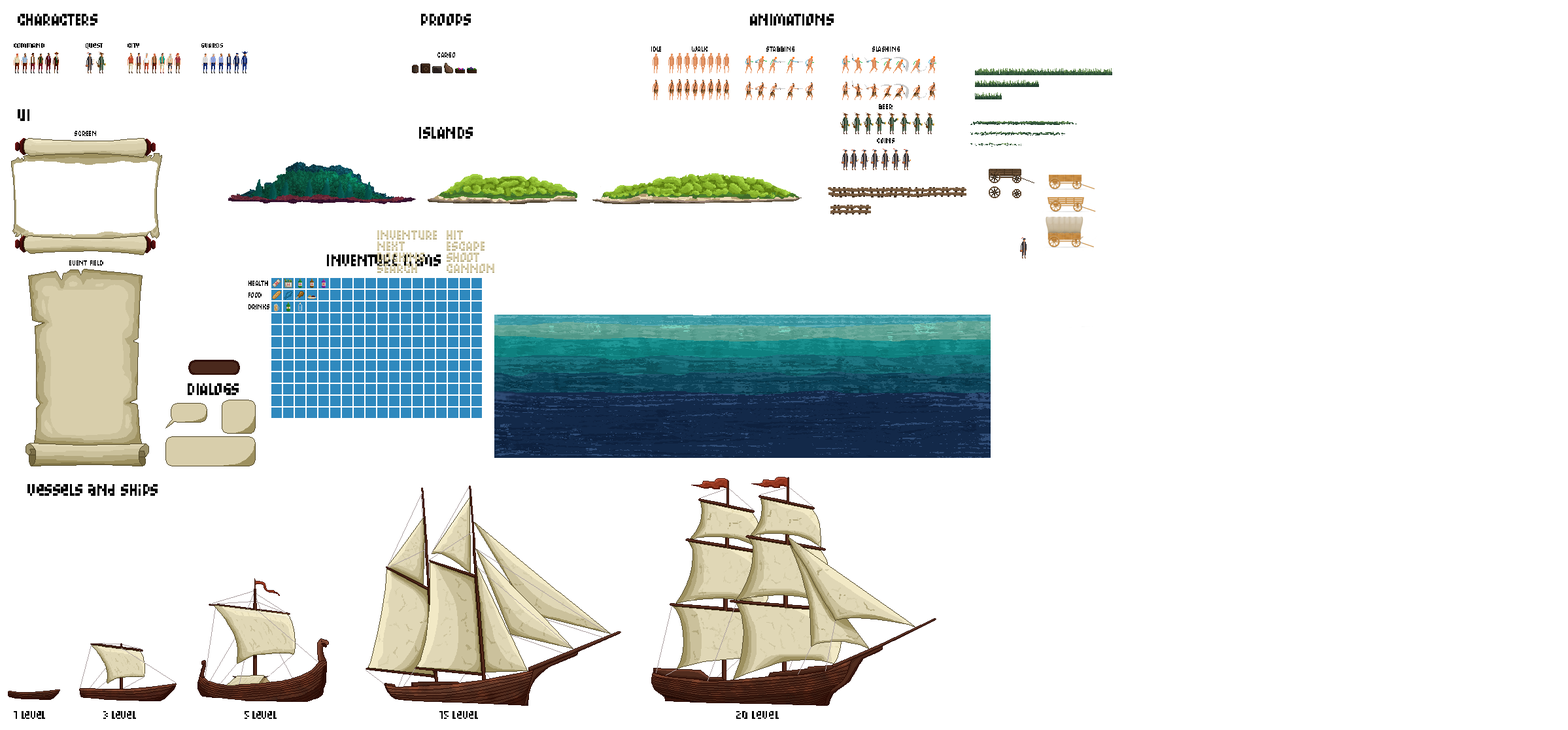
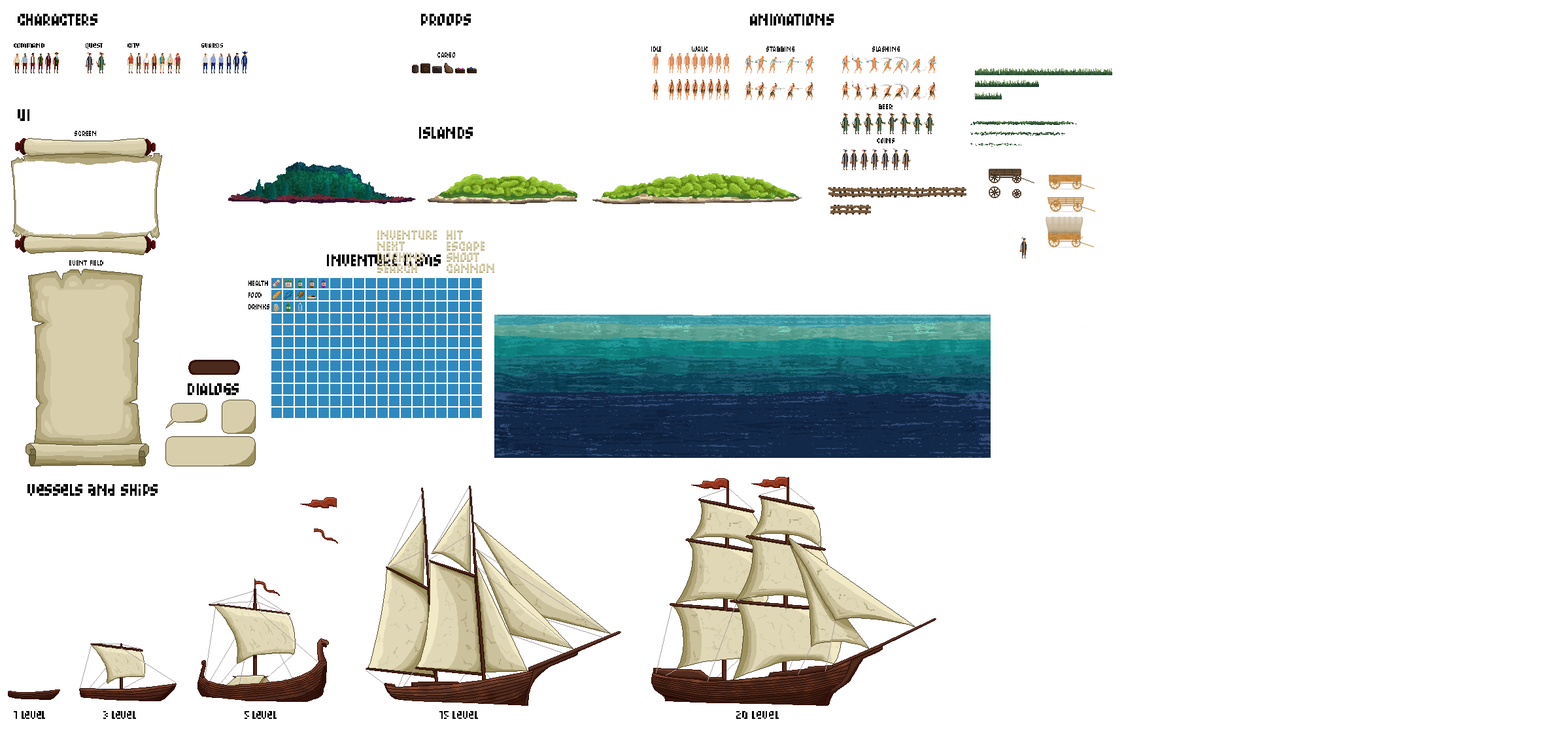
Layer changes from the first (1568, 730) image to the second:
added layer "Слой 10" above "Inventure items" over [300, 496, 337, 509]
added layer "Слой 11" in group "5 Level" over [313, 528, 339, 544]
